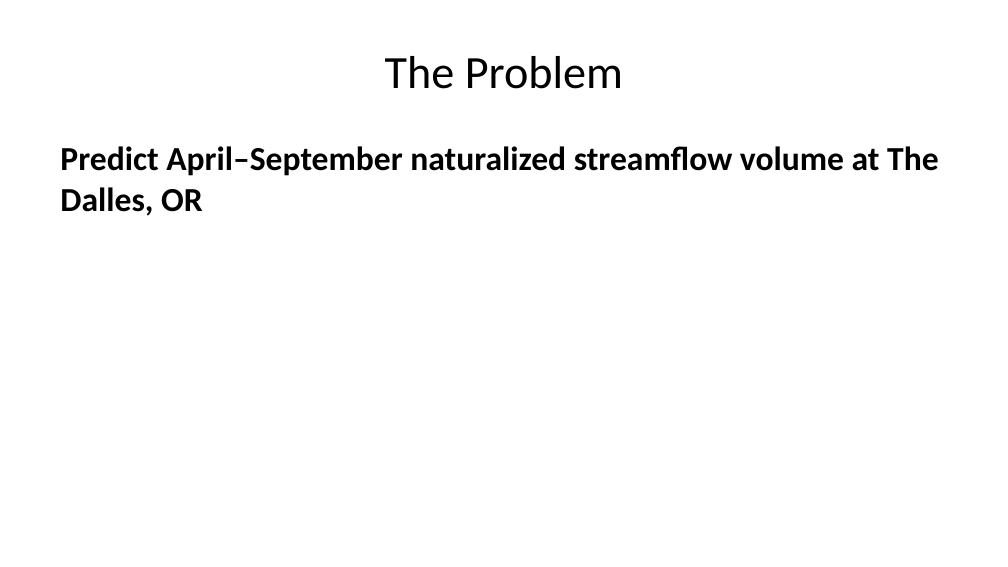
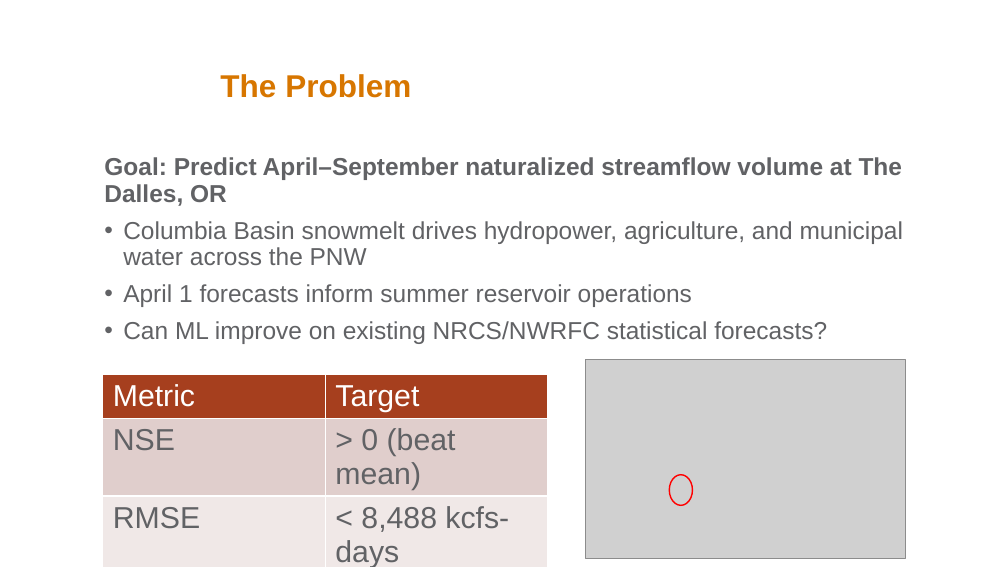
Before and after one commit to victoria-reynolds-pnnl/ESSD_AI_Competition_1, a slide deck: slide 2 of ai_delinquents/week_5_files/presentation.pptx. Drawn at 1008x567 pixels with LibreOffice and Linux fonts; fonts in the diff are those of the drawing; grey boxes stand for pictures; background and template pictures are left out. Boxes give left, top, right and bottom in pixels: in the first picture for what was removed or moved away, otherwise in the second. Text is boxed around its words. In the diff, an @@ line names an element or a change of style, - is before the commit and + after.

```diff
--- a/ai_delinquents/week_5_files/presentation.pptx
+++ b/ai_delinquents/week_5_files/presentation.pptx
@@ title "The Problem" moved from (x1=385, y1=56, x2=623, y2=89) to (x1=220, y1=74, x2=411, y2=98) @@
@@ title "The Problem" at (x1=220, y1=74, x2=411, y2=98): size 33 to 22.5 pt, font Calibri to Arial, text colour #000000 to #D77600, bold on; alignment centre to left; line spacing 1 to 0.9; vertical alignment middle to bottom @@
@@ rectangle added at (x1=347, y1=0, x2=1008, y2=566), fill #FFFFFF @@
@@ text at (x1=104, y1=157, x2=903, y2=344): text changed; size 24 to 17.5 pt; font Calibri to Arial; text colour #000000 to #616265; bold off @@
-Predict April–September naturalized streamflow volume at The Dalles, OR
+Goal: Predict April–September naturalized streamflow volume at The Dalles, OR
+• Columbia Basin snowmelt drives hydropower, agriculture, and municipal water across the PNW
+• April 1 forecasts inform summer reservoir operations
+• Can ML improve on existing NRCS/NWRFC statistical forecasts?
@@ table added at (x1=103, y1=374, x2=548, y2=567), 4 rows, 2 columns @@
+Metric | Target
+NSE | > 0 (beat mean)
+RMSE | < 8,488 kcfs-days
+Skill score | > 0 vs climatology
@@ picture added at (x1=586, y1=360, x2=905, y2=558) @@
@@ ellipse added at (x1=669, y1=475, x2=692, y2=505), outline #FF0000 1 pt @@
```
Also in this commit, not shown: 9 other slides changed, 1 slide added, 4 slides removed, 4 other files.
